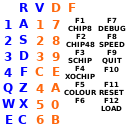
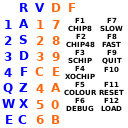
The second w=128, h=128 image is a revision of the first. Changes to its layers:
painted on "F8 ..." over (99, 41, 125, 48)
painted on "F7 ..." over (98, 25, 126, 32)
renamed "F6" to "F6 ...", painted on it over (66, 105, 94, 112)
